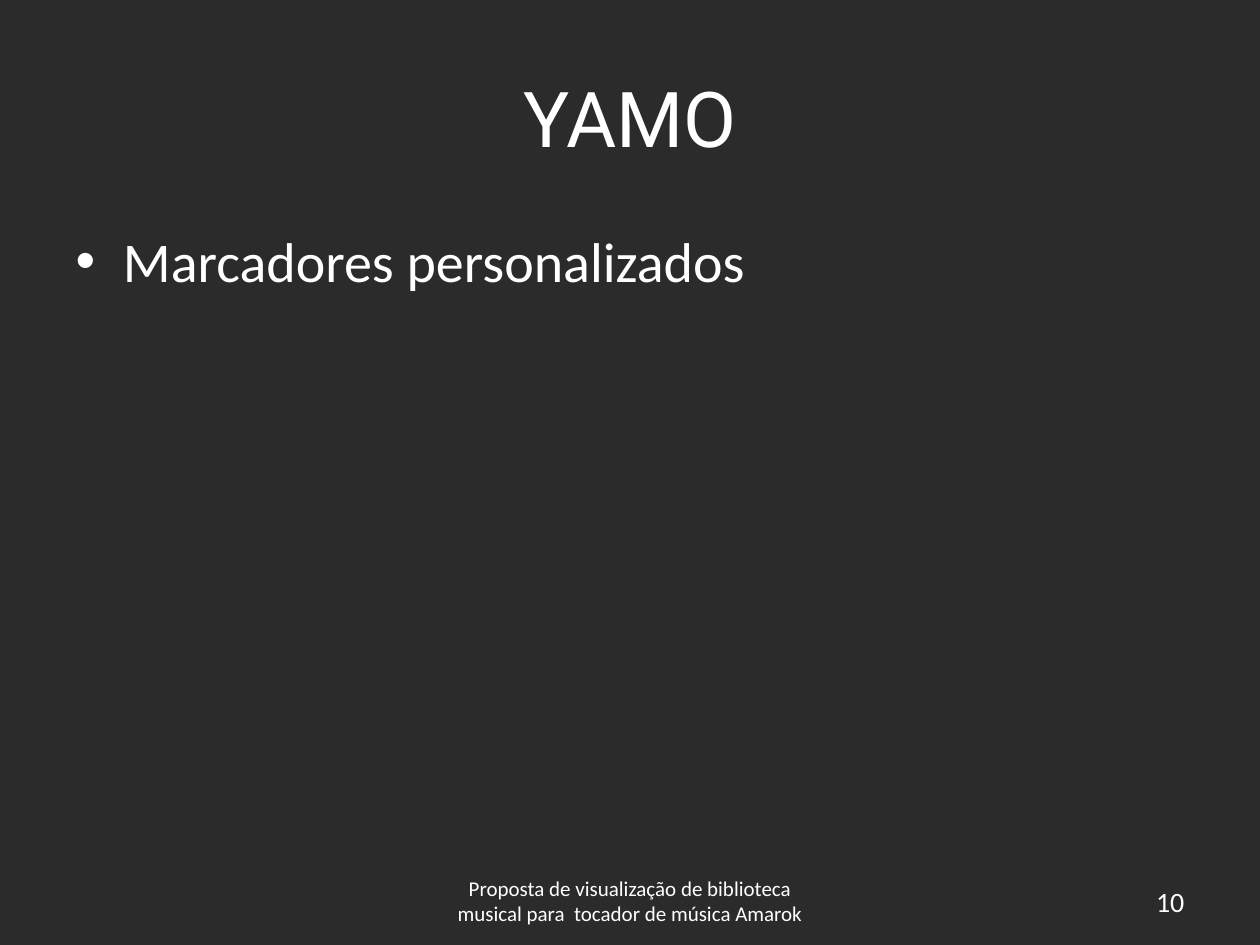
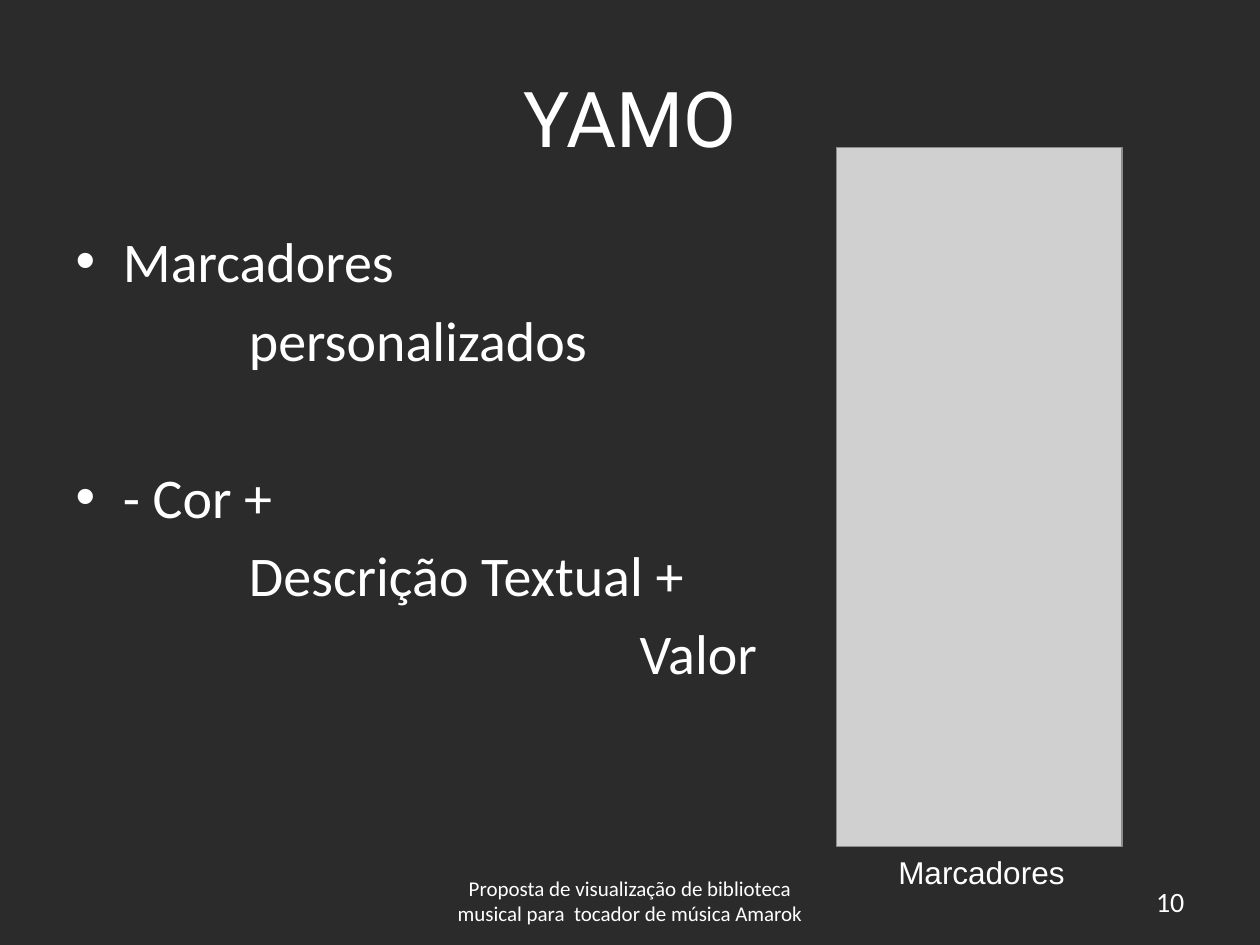
Before and after one commit to andrecaribe/yamo2a, a slide deck: slide 10 of trunk/doc/slides-enfase.pptx. Drawn at 1260x945 pixels with LibreOffice and Linux fonts; fonts in the diff are those of the drawing; grey boxes stand for pictures; background and template pictures are left out; a plain dark background stands for a picture behind light text. Boxes give left, top, right and bottom in pixels: in the first picture for what was removed or moved away, otherwise in the second. Text is boxed around its words. In the diff, an @@ line names an element or a change of style, - is before the commit and + after.

```diff
--- a/trunk/doc/slides-enfase.pptx
+++ b/trunk/doc/slides-enfase.pptx
@@ picture added at (837,147,1123,847) @@
@@ text at (123,243,757,675): text changed @@
-• Marcadores personalizados
+• Marcadores
+personalizados
+• - Cor +
+Descrição Textual +
+Valor
@@ text added at (898,861,1064,885), 18 pt, text #FFFFFF @@
+Marcadores
```
Also in this commit, not shown: 1 other slide changed, 2 slides added.
